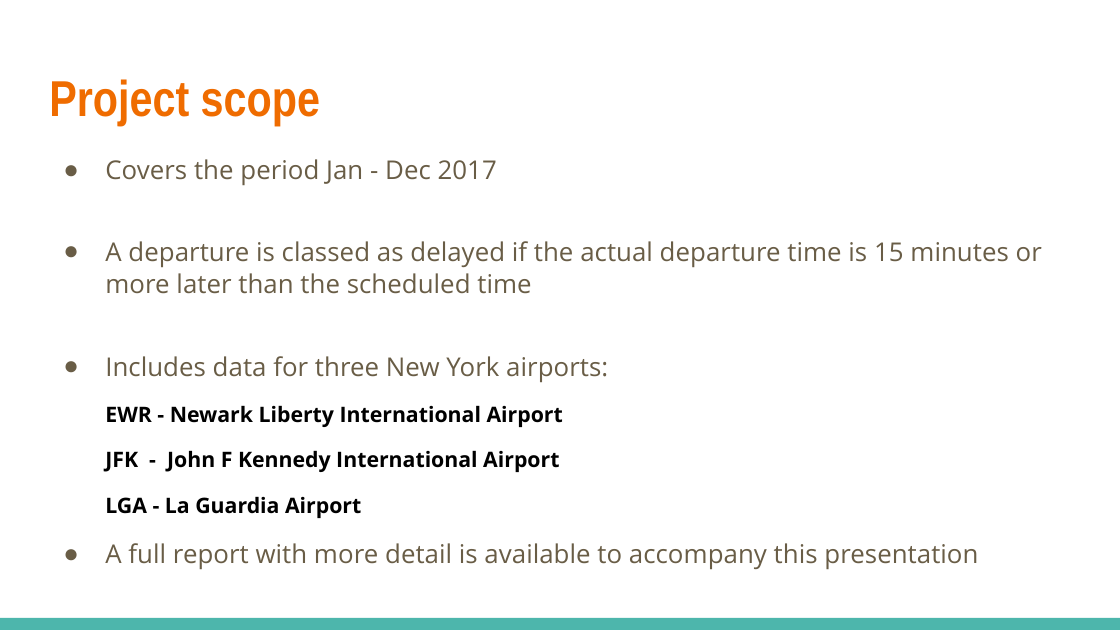
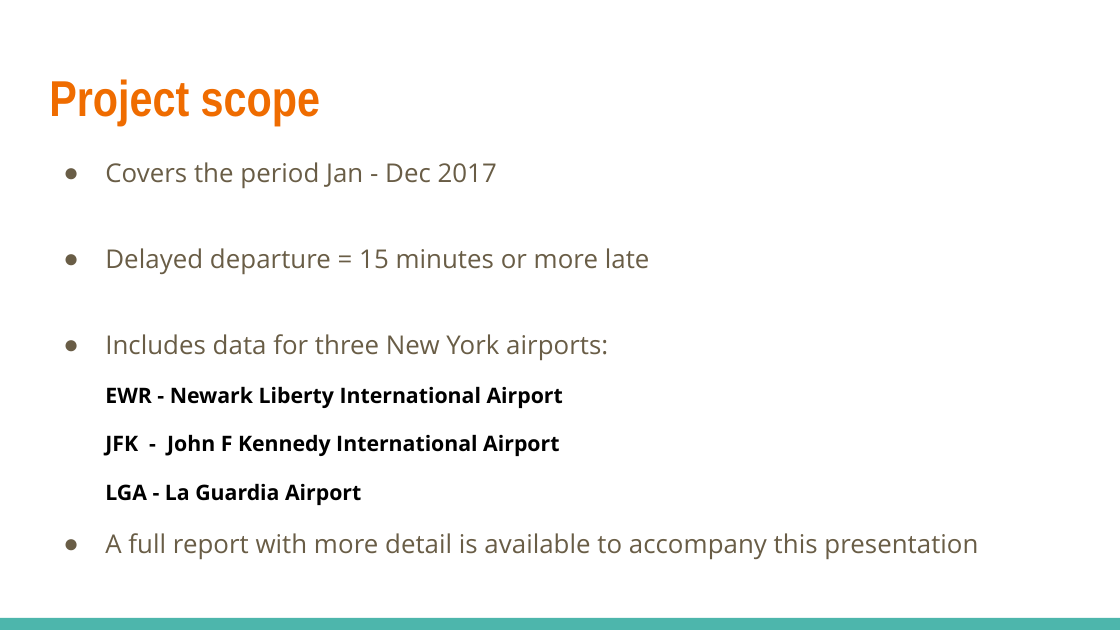
Before and after one commit to NeilEcosse/flight_delays, a slide deck: slide 3 of documentation/presentation.pptx. Drawn at 1120x630 pixels with LibreOffice and Linux fonts; fonts in the diff are those of the drawing. Boxes give left, top, right and bottom in pixels: in the first picture for what was removed or moved away, otherwise in the second. Text is boxed around its words. In the diff, an @@ line names an element or a change of style, - is before the commit and + after.

```diff
--- a/documentation/presentation.pptx
+++ b/documentation/presentation.pptx
@@ text at box(105, 162, 978, 560): line spacing 1.05 to 1.15 @@
@@ text at box(105, 248, 650, 275): text changed @@
-● A departure is classed as delayed if the actual departure time is 15 minutes or more later than the scheduled time
+● Delayed departure = 15 minutes or more late
```
Also in this commit, not shown: 3 other slides changed, 1 other file.
